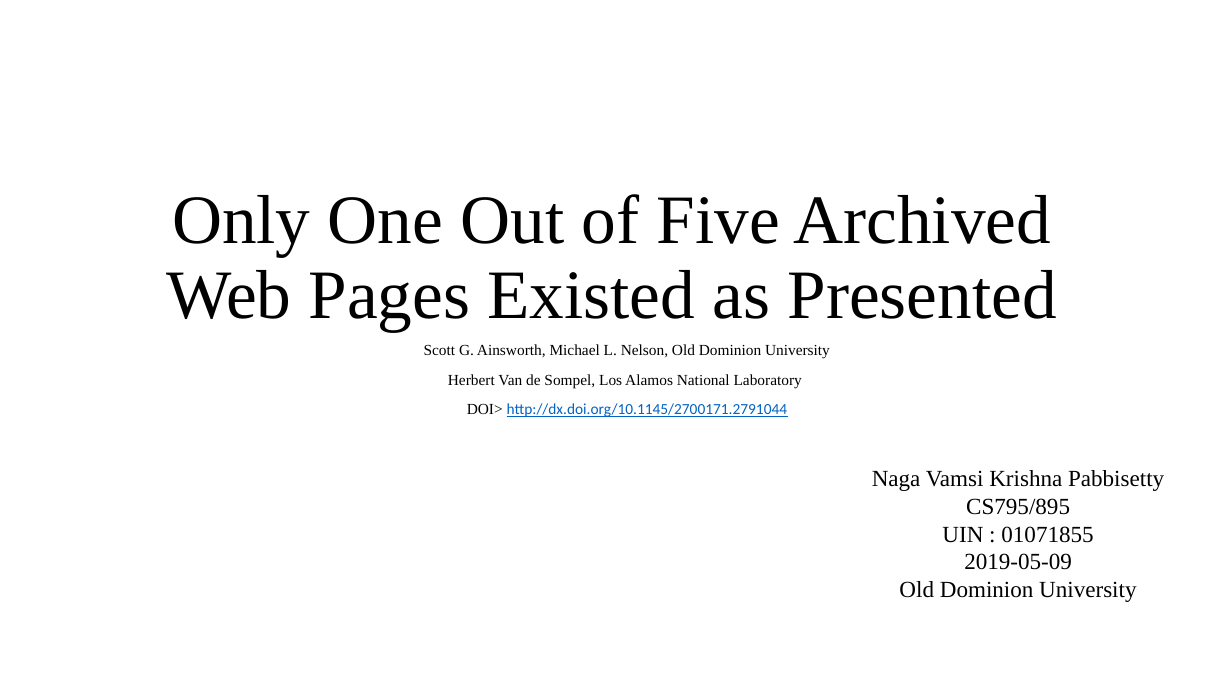
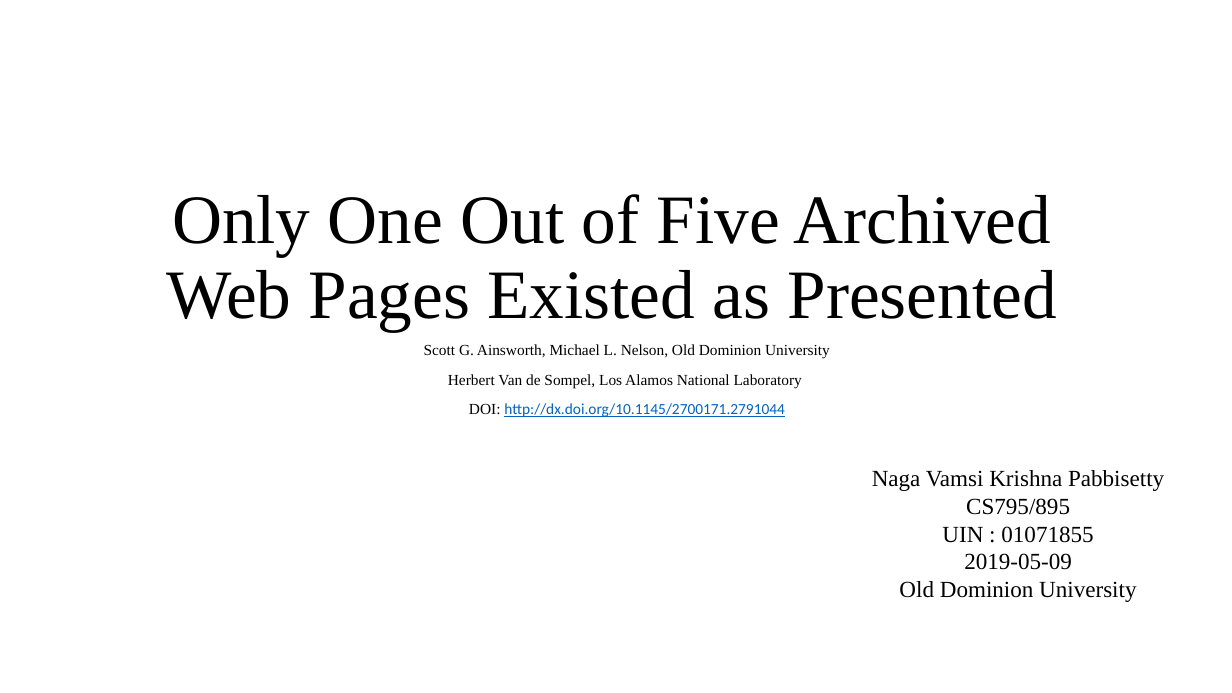
Before and after one commit to phonedude/cs895-s19, a slide deck: slide 1 of assignments/pabbisetty/extra-credit/Only One Out of Five Archived Web Pages.pptx. Drawn at 1232x693 pixels with LibreOffice and Linux fonts; fonts in the diff are those of the drawing. Boxes give left, top, right and bottom in pixels: in the first picture for what was removed or moved away, otherwise in the second. Text is boxed around its words. In the diff, an @@ line names an element or a change of style, - is before the commit and + after.

```diff
--- a/assignments/pabbisetty/extra-credit/Only One Out of Five Archived Web Pages.pptx
+++ b/assignments/pabbisetty/extra-credit/Only One Out of Five Archived Web Pages.pptx
@@ subtitle at bbox=[469, 403, 784, 417]: text changed @@
-DOI> http://dx.doi.org/10.1145/2700171.2791044
+DOI: http://dx.doi.org/10.1145/2700171.2791044
```
Also in this commit, not shown: 1 slide added.
